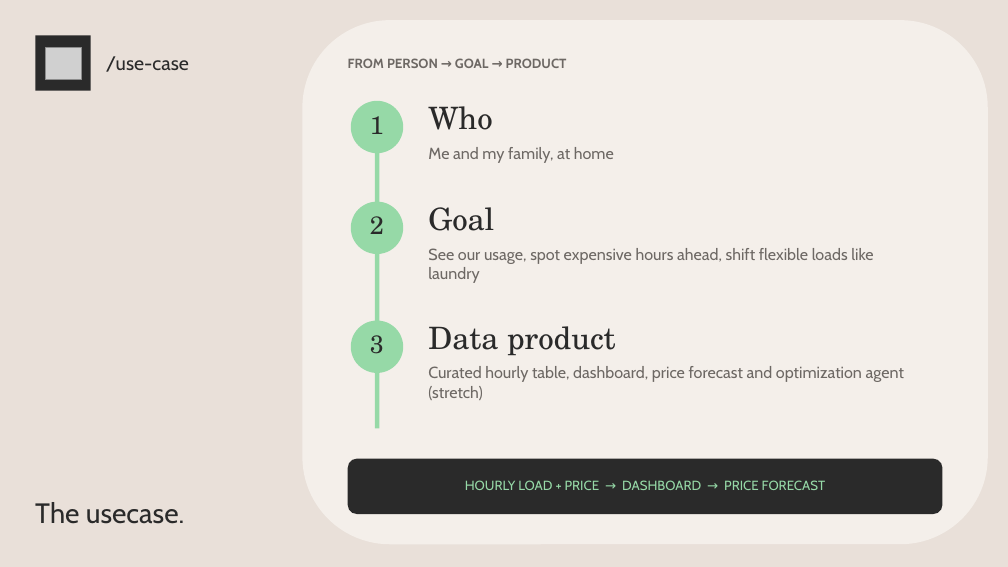
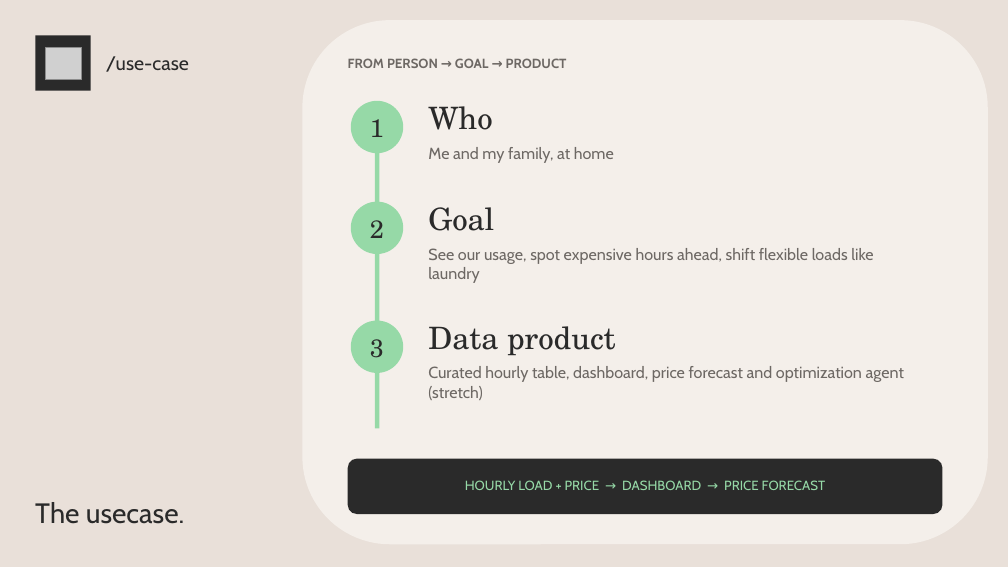
Before and after one commit to 0xff4b/saftimize, a slide deck: slide 5 of docs/saftimize-pitch.pptx. Drawn at 1008x567 pixels with LibreOffice and Linux fonts; fonts in the diff are those of the drawing; grey boxes stand for pictures. Boxes give left, top, right and bottom in pixels: in the first picture for what was removed or moved away, otherwise in the second. Text is boxed around its words. In the diff, an @@ line names an element or a change of style, - is before the commit and + after.

```diff
--- a/docs/saftimize-pitch.pptx
+++ b/docs/saftimize-pitch.pptx
@@ text "2" moved from (x1=370, y1=216, x2=384, y2=234) to (x1=370, y1=220, x2=384, y2=238) @@
@@ text "3" moved from (x1=370, y1=335, x2=384, y2=354) to (x1=370, y1=339, x2=384, y2=358) @@
```
Also in this commit, not shown: 1 other slide changed, 2 slides added, 2 other files.
